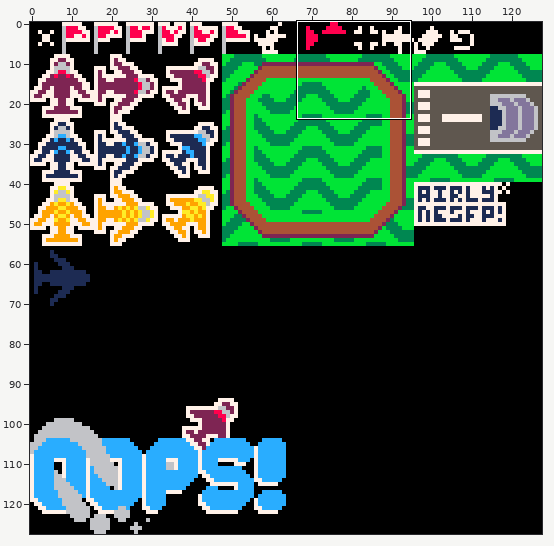
Sprite sheet, stored at spritesheet.png. The picture above shows the old version from afar; the outline marks the close-up.
Close-up. Before the commit:
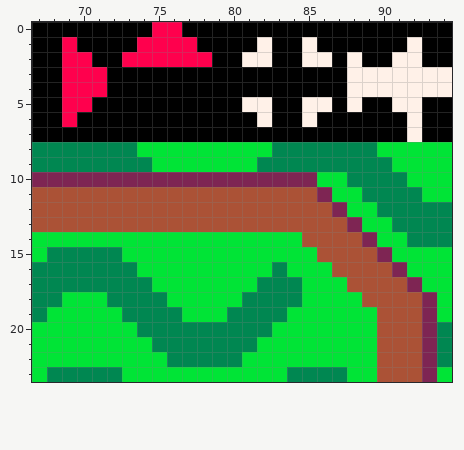
The file is 128x128 pixels. Shown: x 67..94, y 0..23.
After:
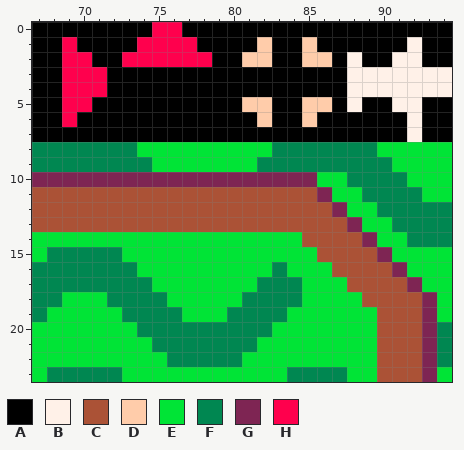
Palette (. is transparent): A #000000  B #fff1e8  C #ab5236  D #ffccaa  E #00e436  F #008751  G #7e2553  H #ff004d
The commit says: update cursor color
Edits made:
{"y":1,"x":82,"old":"B","new":"D"}
{"y":1,"x":85,"old":"B","new":"D"}
{"y":2,"x":81,"old":"BB","new":"DD"}
{"y":2,"x":85,"old":"BB","new":"DD"}
{"y":5,"x":81,"old":"BB","new":"DD"}
{"y":5,"x":85,"old":"BB","new":"DD"}
{"y":6,"x":82,"old":"B","new":"D"}
{"y":6,"x":85,"old":"B","new":"D"}
{"label":"changed","picture_box":[242,37,332,127]}
